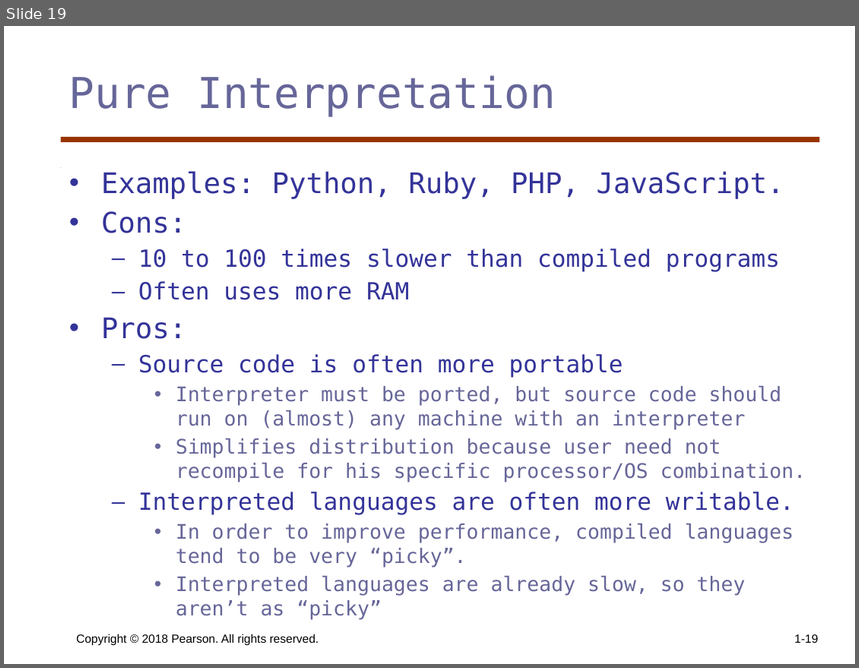
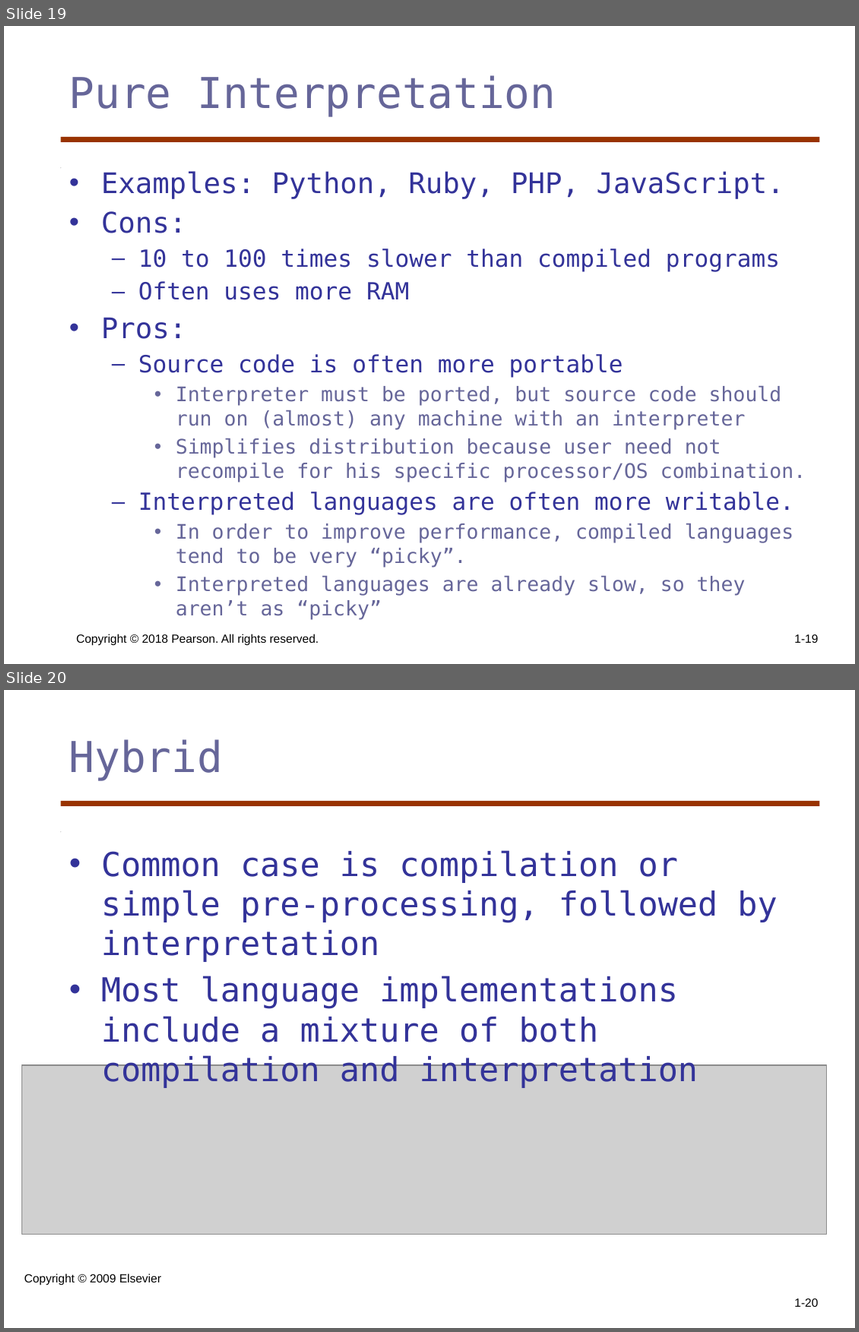
Before and after one commit to KurmasGVSU/KurmasGVSU.github.io, a slide deck: Teaching/Courses/W23/CIS343/LectureNotes/cis343_ch1pt2.pptx. Shown one above the other, each under a label of ours: slide 19 before the commit, slides 19 and 20 after it. The pictures are 859x668 and 859x1332 pixels, drawn with LibreOffice and Linux fonts; fonts in the diff are those of the drawing; grey boxes stand for pictures. Boxes give left, top, right and bottom in pixels: in the first picture for what was removed or moved away, otherwise in the second. Text is boxed around its words. In the diff, an @@ line names an element or a change of style, - is before the commit and + after.

```diff
--- a/Teaching/Courses/W23/CIS343/LectureNotes/cis343_ch1pt2.pptx
+++ b/Teaching/Courses/W23/CIS343/LectureNotes/cis343_ch1pt2.pptx
@@ slide 20 added at (x1=4, y1=690, x2=855, y2=1328), background #FFFFFF; not listed: 2 template elements that a slide beside it also shows @@
@@ title added at (x1=69, y1=739, x2=223, y2=780), 36 pt, text #666699 @@
+Hybrid
@@ text added at (x1=101, y1=850, x2=777, y2=1088), 28 pt, text #333399 @@
+• Common case is compilation or simple pre-processing, followed by interpretation
+• Most language implementations include a mixture of both compilation and interpretation
@@ picture added at (x1=22, y1=1065, x2=827, y2=1235) @@
@@ text added at (x1=25, y1=1274, x2=161, y2=1286), 10 pt, text #000000 @@
+Copyright © 2009 Elsevier
@@ page number added at (x1=794, y1=1299, x2=818, y2=1307), 10 pt, text #000000 @@
+1-20
```
Also in this commit, not shown: 2 slides changed, 6 other slides added, 12 other files.
